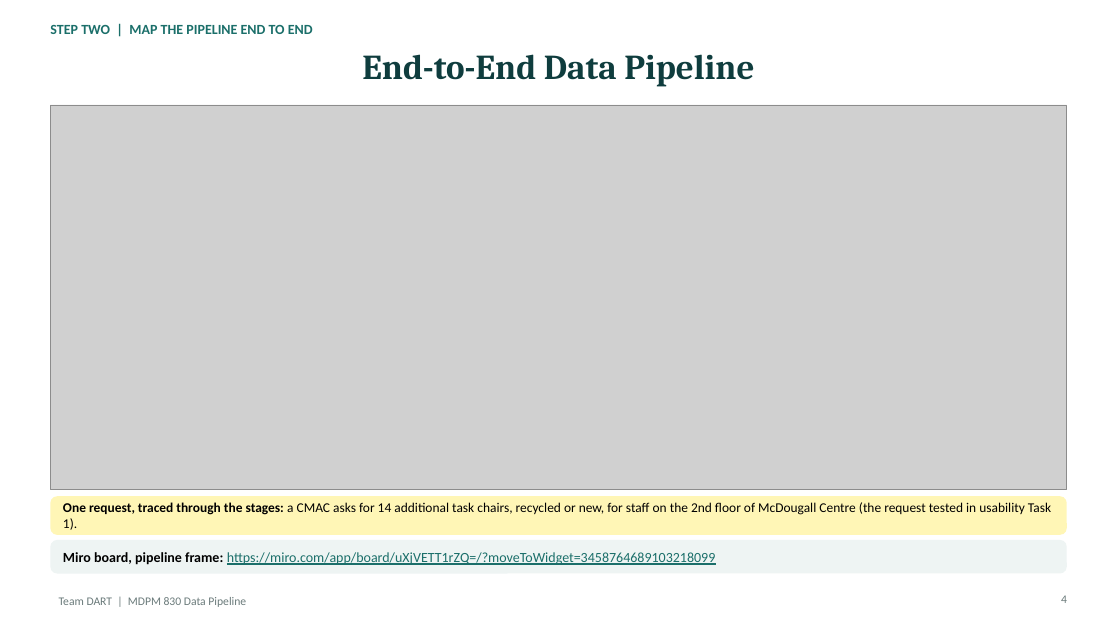
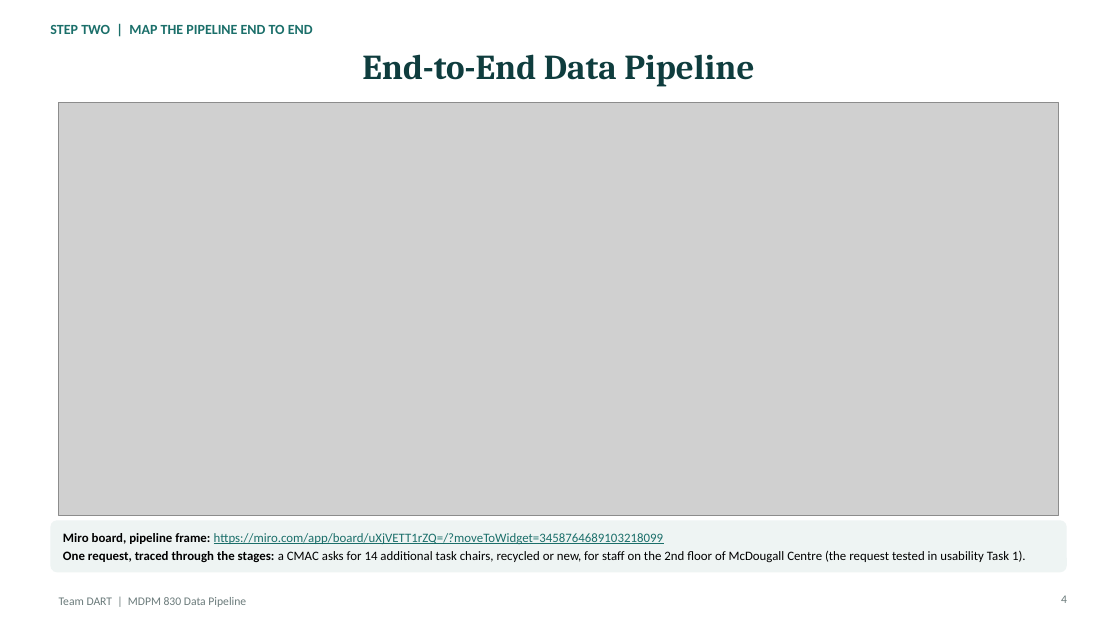
Before and after one commit to teminicrownpro-max/Adekunle-Adeniji, a slide deck: slide 1 of MDPM 830/Data Pipeline/Ade_Slides_4_and_5_Pipeline.pptx. Drawn at 1120x630 pixels with LibreOffice and Linux fonts; fonts in the diff are those of the drawing; grey boxes stand for pictures. Boxes give left, top, right and bottom in pixels: in the first picture for what was removed or moved away, otherwise in the second. Text is boxed around its words. In the diff, an @@ line names an element or a change of style, - is before the commit and + after.

```diff
--- a/MDPM 830/Data Pipeline/Ade_Slides_4_and_5_Pipeline.pptx
+++ b/MDPM 830/Data Pipeline/Ade_Slides_4_and_5_Pipeline.pptx
@@ picture: place and size @@
-picture at box(50, 105, 1067, 490)
+picture at box(59, 103, 1059, 515)
@@ rounded rectangle: place and size @@
-rounded rectangle at box(50, 497, 1067, 535)
+rounded rectangle at box(50, 520, 1067, 572)
@@ rounded rectangle at box(50, 520, 1067, 572): fill #FFF6B6 to #EEF4F3; proportions changed @@
@@ text at box(63, 533, 663, 544): paragraph added @@
+Miro board, pipeline frame: https://miro.com/app/board/uXjVETT1rZQ=/?moveToWidget=3458764689103218099
@@ text "Miro board, pipeline frame: https://miro.com/app/board/uXjVE ...": place and size @@
-text "Miro board, pipeline frame: https://miro.com/app/board/uXjVE ..." at box(63, 502, 1051, 530)
+text "Miro board, pipeline frame: https://miro.com/app/board/uXjVE ..." at box(63, 533, 1026, 562)
@@ rounded rectangle removed at box(50, 540, 1067, 574) @@
@@ text at box(63, 551, 1026, 562): size 11.5 to 11 pt in "One request, traced through the stages: a ..."; more space between paragraphs @@
@@ text removed at box(63, 552, 716, 565) @@
-Miro board, pipeline frame: https://miro.com/app/board/uXjVETT1rZQ=/?moveToWidget=3458764689103218099
```
Also in this commit, not shown: 5 other files.
